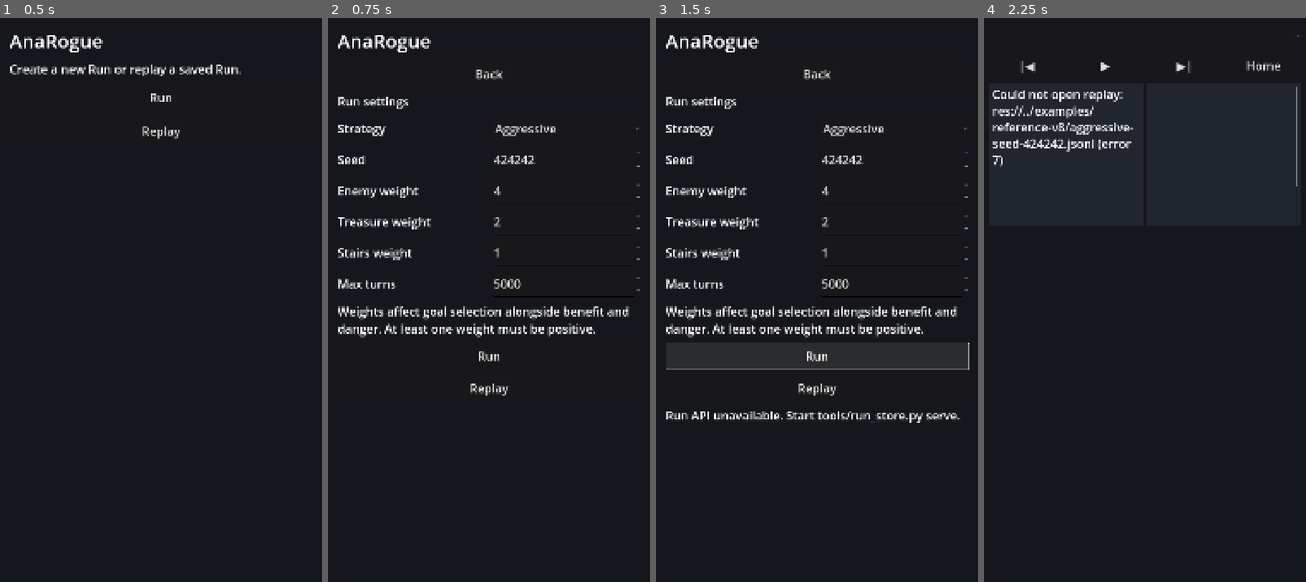
Above: before the commit, frames 1-4 (left to right).
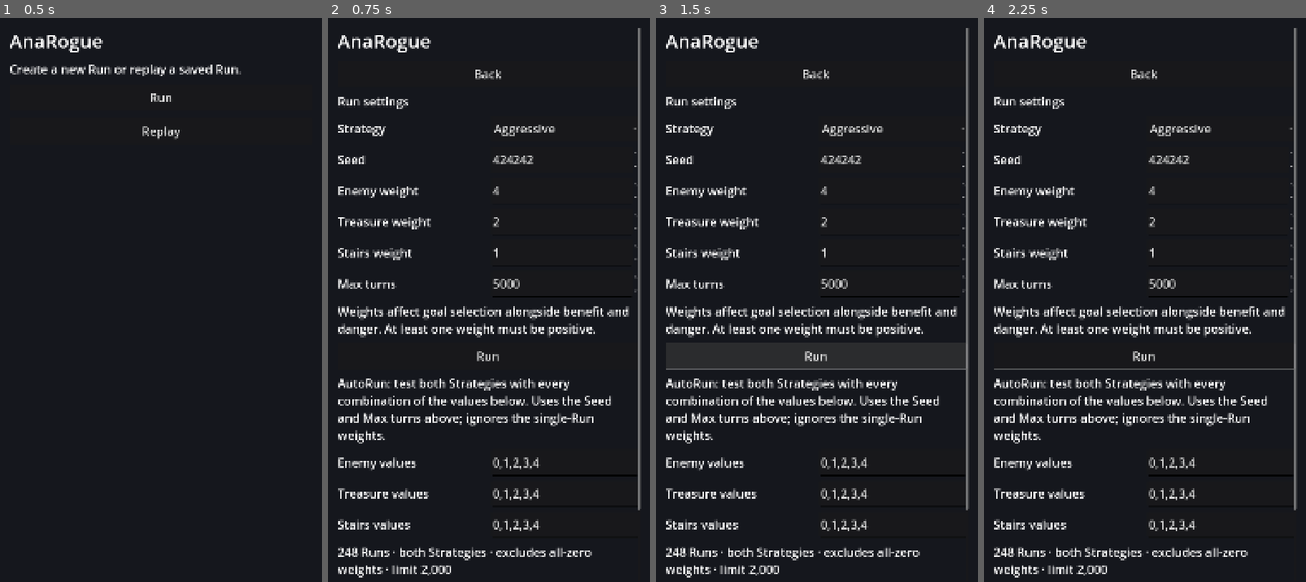
Above: after the commit, the same moments.

Repository: torafugu/anarogue
Game: Godot game, scene res://scenes/home.tscn
The game is run twice, just before and just after one commit, with the same random seed, the same clock (stepped at 60 frames per second) and the same inputs.
Inputs (mouse positions are in pixels of both pictures, inside the frame that each line leads up to):
- Up to frame 1 (0.5 s): no input
- Up to frame 2 (0.75 s): click "Run" at 0.5 s
- Up to frame 3 (1.5 s): click "Run" at 1.25 s
- Up to frame 4 (2.25 s): click (1145, 390) at 2 s, where only the run before the commit has a clickable "Replay"

Frame 1 is identical in both runs. In frame 2, 6.1% of the frame differs, in the area x 3-98%, y 1-100%; in frame 3, 6.5%; in frame 4, 11%, in the area x 2-98%, y 1-100%.

Commit message:
Add AutoRun weight sweeps and Viewer combination ranking

Diff:
--- a/game/scripts/home.gd
+++ b/game/scripts/home.gd
@@ -5,6 +5,10 @@
 var strategy: OptionButton
 var inputs: Dictionary = {}
 var execute_button: Button
+var autorun_button: Button
+var cancel_button: Button
+var batch_inputs: Dictionary = {}
+var batch_count: Label
 var status: Label
 var request: HTTPRequest
 var poll_timer: Timer
@@ -78,6 +82,30 @@
 	number_field(grid, "Max turns", "max_turns", 1, 100000)
 	form.add_child(label("Weights affect goal selection alongside benefit and danger. At least one weight must be positive."))
 	execute_button = button(form, "Run", execute_run, "ExecuteRunButton")
+	form.add_child(label("AutoRun: test both Strategies with every combination of the values below. Uses the Seed and Max turns above; ignores the single-Run weights."))
+	var batch_grid := GridContainer.new()
+	batch_grid.columns = 2
+	batch_grid.add_theme_constant_override("h_separation", 24)
+	batch_grid.add_theme_constant_override("v_separation", 16)
+	form.add_child(batch_grid)
+	for entry in [["Enemy values", "enemy_weights"], ["Treasure values", "item_weights"], ["Stairs values", "stairs_weights"]]:
+		batch_grid.add_child(label(entry[0]))
+		var input := LineEdit.new()
+		input.name = str(entry[1]).to_pascal_case()
+		input.text = RunSession.batch_values[entry[1]]
+		input.placeholder_text = "0,1,2,3,4"
+		input.custom_minimum_size = Vector2(360, 88)
+		input.size_flags_horizontal = Control.SIZE_EXPAND_FILL
+		batch_grid.add_child(input)
+		batch_inputs[entry[1]] = input
+		input.text_changed.connect(func(_text): update_batch_count())
+	batch_count = label("")
+	batch_count.name = "AutoRunCount"
+	form.add_child(batch_count)
+	autorun_button = button(form, "AutoRun", execute_autorun, "AutoRunButton")
+	cancel_button = button(form, "Stop AutoRun after current Run", cancel_autorun, "CancelAutoRunButton")
+	cancel_button.hide()
+	update_batch_count()
 	button(form, "Replay", open_replay, "FormReplayButton")
 	status = label("")
 	status.name = "RunStatus"
@@ -132,7 +160,7 @@
 	form.show()
 
 func show_menu() -> void:
-	if request_kind == "start":
+	if request_kind in ["start", "start_batch"]:
 		return
 	form.hide()
 	menu.show()
@@ -155,9 +183,73 @@
 func set_busy(value: bool) -> void:
 	busy = value
 	execute_button.disabled = value
+	autorun_button.disabled = value
+	cancel_button.visible = value and RunSession.job_kind == "batch"
 	strategy.disabled = value
 	for input in inputs.values():
 		input.editable = not value
+	for input in batch_inputs.values():
+		input.editable = not value
+
+func batch_settings() -> Dictionary:
+	var settings := {"seed": RunSession.settings["seed"], "max_turns": RunSession.settings["max_turns"], "strategies": ["aggressive", "cautious"]}
+	for field in batch_inputs:
+		var text: String = batch_inputs[field].text
+		RunSession.batch_values[field] = text
+		var values: Array[int] = []
+		for token in text.split(","):
+			var cleaned := token.strip_edges()
+			if not cleaned.is_valid_int() or int(cleaned) < 0 or int(cleaned) > 1000:
+				return {}
+			if not values.has(int(cleaned)):
+				values.append(int(cleaned))
+		if values.is_empty():
+			return {}
+		settings[field] = values
+	return settings
+
+func batch_total(settings: Dictionary) -> int:
+	if settings.is_empty():
+		return 0
+	var total: int = settings["enemy_weights"].size() * settings["item_weights"].size() * settings["stairs_weights"].size()
+	if settings["enemy_weights"].has(0) and settings["item_weights"].has(0) and settings["stairs_weights"].has(0):
+		total -= 1
+	return total * 2
+
+func update_batch_count() -> void:
+	var total := batch_total(batch_settings())
+	batch_count.text = "%d Runs · both Strategies · excludes all-zero weights · limit 2,000" % total if total > 0 and total <= 2000 else "Enter comma-separated integers (0–1000) for 1–2,000 Runs."
+
+func execute_autorun() -> void:
+	if busy:
+		return
+	current_settings()
+	var settings := batch_settings()
+	var total := batch_total(settings)
+	if total < 1 or total > 2000:
+		status.text = "Enter comma-separated weights (0–1000). AutoRun must contain 1–2,000 Runs; all-zero weights are excluded."
+		return
+	RunSession.job_kind = "batch"
+	set_busy(true)
+	cancel_button.disabled = true
+	status.text = "Starting AutoRun (%d Runs)…" % total
+	request_kind = "start_batch"
+	set_navigation_enabled(false)
+	var error := request.request(RunSession.api_url() + "/api/batches", ["Content-Type: application/json"], HTTPClient.METHOD_POST, JSON.stringify(settings))
+	if error != OK:
+		request_kind = ""
+		set_navigation_enabled(true)
+		set_busy(false)
+		status.text = "Could not start AutoRun (error %d)." % error
+
+func cancel_autorun() -> void:
+	if not request_kind.is_empty() or RunSession.job_id.is_empty():
+		return
+	request_kind = "cancel"
+	var error := request.request(RunSession.api_url() + "/api/jobs/" + RunSession.job_id.uri_encode() + "/cancel", ["Content-Type: application/json"], HTTPClient.METHOD_POST, "{}")
+	if error != OK:
+		request_kind = ""
+		status.text = "Could not stop AutoRun. Please retry."
 
 func execute_run() -> void:
 	if busy:
@@ -166,6 +258,7 @@
 	if int(settings["enemy_weight"]) + int(settings["item_weight"]) + int(settings["stairs_weight"]) == 0:
 		status.text = "At least one goal weight must be positive."
 		return
+	RunSession.job_kind = "run"
 	set_busy(true)
 	status.text = "Starting Run…"
 	request_kind = "start"
@@ -192,6 +285,9 @@
 	set_navigation_enabled(true)
 	var data = JSON.parse_string(body.get_string_from_utf8())
 	if result != HTTPRequest.RESULT_SUCCESS or not data is Dictionary or code < 200 or code >= 300:
+		if kind == "cancel":
+			status.text = "Could not stop AutoRun. Please retry."
+			return
 		if kind == "poll" and code != 404:
 			status.text = "Could not check Run. Retrying…"
 			return
@@ -200,9 +296,12 @@
 		set_busy(false)
 		status.text = str(data.get("error", "Run API unavailable. Start tools/run_store.py serve.")) if data is Dictionary else "Run API unavailable. Start tools/run_store.py serve."
 		return
-	if kind == "start":
+	if kind in ["start", "start_batch"]:
 		RunSession.job_id = str(data["id"])
 		poll_timer.start()
+	if str(data.get("kind", "run")) == "batch":
+		update_autorun_status(data)
+		return
 	match str(data.get("status", "")):
 		"queued": status.text = "Run queued…"
 		"running": status.text = "Running… Results will open when the Run finishes."
@@ -217,11 +316,30 @@
 			RunSession.replay_run_key = str(data["run_id"])
 			open_replay()
 
+func update_autorun_status(data: Dictionary) -> void:
+	RunSession.job_kind = "batch"
+	var progress := "%d/%d Runs saved" % [int(data.get("completed", 0)), int(data.get("total", 0))]
+	var state := str(data.get("status", ""))
+	cancel_button.disabled = bool(data.get("cancel_requested", false))
+	status.text = "AutoRun %s: %s" % [state, progress]
+	var current = data.get("current_settings")
+	if current is Dictionary:
+		status.text += "\n%s · Enemy %d / Treasure %d / Stairs %d" % [str(current["strategy"]).capitalize(), current["enemy_weight"], current["item_weight"], current["stairs_weight"]]
+	if bool(data.get("cancel_requested", false)) and state == "running":
+		status.text += "\nStopping after the current Run…"
+	if state in ["completed", "cancelled", "failed"]:
+		poll_timer.stop()
+		RunSession.job_id = ""
+		set_busy(false)
+		if state == "failed":
+			status.text += "\n" + str(data.get("error", "Unknown error"))
+		status.text += "\nSaved results are available in Replay and Viewer."
+
 func set_navigation_enabled(value: bool) -> void:
 	form.get_node("BackButton").disabled = not value
 	form.get_node("FormReplayButton").disabled = not value
 
 func open_replay() -> void:
-	if request_kind == "start":
+	if request_kind in ["start", "start_batch"]:
 		return
 	get_tree().change_scene_to_file("res://scenes/replay.tscn")
--- a/game/scripts/run_session.gd
+++ b/game/scripts/run_session.gd
@@ -4,6 +4,8 @@
 var settings := {"seed": 424242, "strategy": "aggressive", "enemy_weight": 4, "item_weight": 2, "stairs_weight": 1, "max_turns": 5000}
 var launch_handled := false
 var job_id := ""
+var job_kind := "run"
+var batch_values := {"enemy_weights": "0,1,2,3,4", "item_weights": "0,1,2,3,4", "stairs_weights": "0,1,2,3,4"}
 var replay_run_key := ""
 
 func api_url() -> String:
--- /dev/null
+++ b/game/tests/autorun_test.gd
@@ -0,0 +1,64 @@
+extends SceneTree
+
+func _init() -> void:
+	run_tests.call_deferred()
+
+func wait_for(condition: Callable) -> bool:
+	var deadline := Time.get_ticks_msec() + 15000
+	while not condition.call() and Time.get_ticks_msec() < deadline:
+		await process_frame
+	return condition.call()
+
+func run_tests() -> void:
+	var url := OS.get_environment("ANAROGUE_TEST_API")
+	assert(not url.is_empty(), "Run through tools/test_run_launcher_api.py")
+	OS.set_environment("ANAROGUE_RUN_API", url)
+	assert(change_scene_to_file("res://scenes/home.tscn") == OK)
+	await process_frame
+	await process_frame
+	var home = current_scene
+	home.show_form()
+	assert(home.batch_total(home.batch_settings()) == 248)
+	assert(home.batch_count.text.begins_with("248 Runs"))
+	for input in home.batch_inputs.values():
+		input.text = "0"
+	home.autorun_button.pressed.emit()
+	assert(not home.busy and home.status.text.contains("1–2,000"))
+	home.batch_inputs["enemy_weights"].text = "invalid"
+	assert(home.batch_settings().is_empty())
+	for input in home.batch_inputs.values():
+		input.text = "0,1,1"
+	assert(home.batch_total(home.batch_settings()) == 14)
+	home.inputs["seed"].value = 42
+	home.inputs["max_turns"].value = 2
+	home.autorun_button.pressed.emit()
+	assert(home.busy and home.execute_button.disabled and home.autorun_button.disabled)
+	assert(home.form.get_node("BackButton").disabled)
+	assert(await wait_for(func(): return not root.get_node("RunSession").job_id.is_empty()))
+	assert(root.get_node("RunSession").job_kind == "batch")
+	home.open_replay()
+	assert(await wait_for(func(): return current_scene != null and current_scene.has_method("load_catalog_run")))
+	current_scene.open_home()
+	await process_frame
+	await process_frame
+	home = current_scene
+	assert(home.form.visible and home.busy and home.cancel_button.visible)
+	assert(await wait_for(func(): return not home.busy))
+	assert(home.status.text.contains("14/14 Runs saved"), home.status.text)
+	assert(home.status.text.begins_with("AutoRun completed"))
+	assert(root.get_node("RunSession").job_id.is_empty())
+	assert(not home.execute_button.disabled and not home.autorun_button.disabled and not home.cancel_button.visible)
+	var request := HTTPRequest.new()
+	root.add_child(request)
+	assert(request.request(url + "/api/runs?scenario_seed=42") == OK)
+	var response: Array = await request.request_completed
+	var data: Dictionary = JSON.parse_string(response[3].get_string_from_utf8())
+	assert(response[1] == 200 and data["total"] == 14)
+	var strategies := {}
+	for run in data["runs"]:
+		strategies[run["strategy_id"]] = true
+		assert(run["turns"] <= 2)
+	assert(strategies.size() == 2)
+	request.queue_free()
+	print("AutoRun integration passed: validation, 14 combinations, both Strategies, navigation, progress and DB.")
+	quit(0)
Not shown, changed: README.md
Not shown, changed: USER_MANUAL.md
Not shown, changed: docs/run-store.md
Not shown, changed: tools/run_jobs.py
Not shown, changed: tools/run_store.py
Not shown, changed: tools/test_run_jobs.py
Not shown, changed: tools/test_run_launcher_api.py
Not shown, changed: viewer/README.md
Not shown, changed: viewer/src/main.ts
